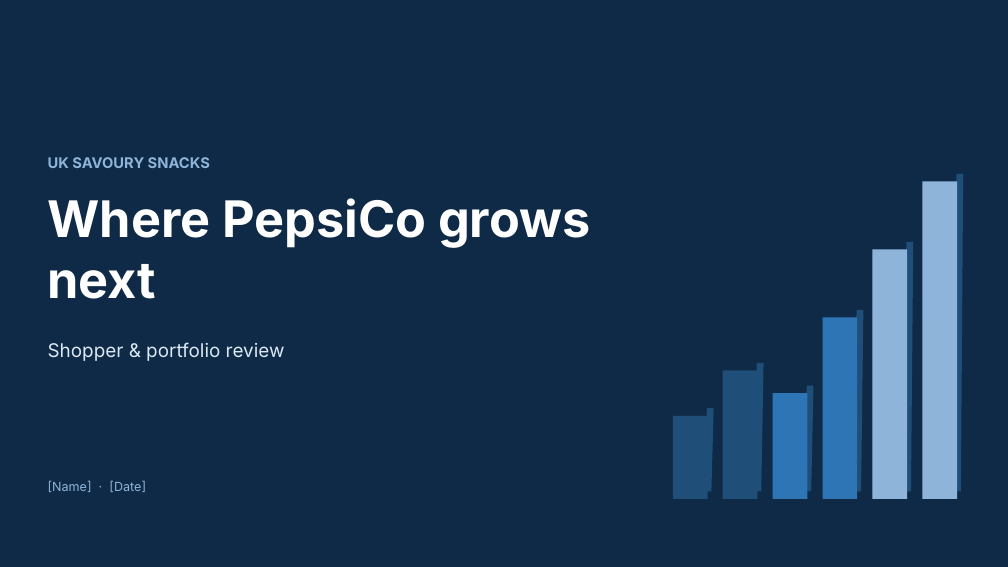
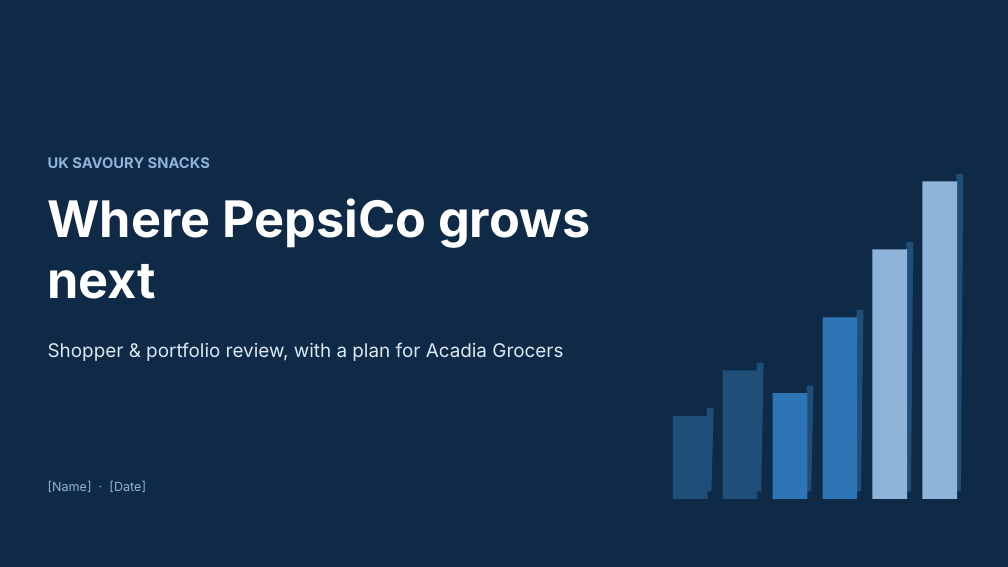
Before and after one commit to harshjunekumar/test-sample, a slide deck: slide 1 of pepsico_savoury_case/UK_Savoury_Growth_Story.pptx. Drawn at 1008x567 pixels with LibreOffice and Linux fonts; fonts in the diff are those of the drawing. Boxes give left, top, right and bottom in pixels: in the first picture for what was removed or moved away, otherwise in the second. Text is boxed around its words. In the diff, an @@ line names an element or a change of style, - is before the commit and + after.

```diff
--- a/pepsico_savoury_case/UK_Savoury_Growth_Story.pptx
+++ b/pepsico_savoury_case/UK_Savoury_Growth_Story.pptx
@@ text at bbox=[48, 342, 563, 361]: text changed @@
-Shopper & portfolio review
+Shopper & portfolio review, with a plan for Acadia Grocers
```
Also in this commit, not shown: 10 other slides changed, 2 slides added, 1 slide removed, 1 other file.
